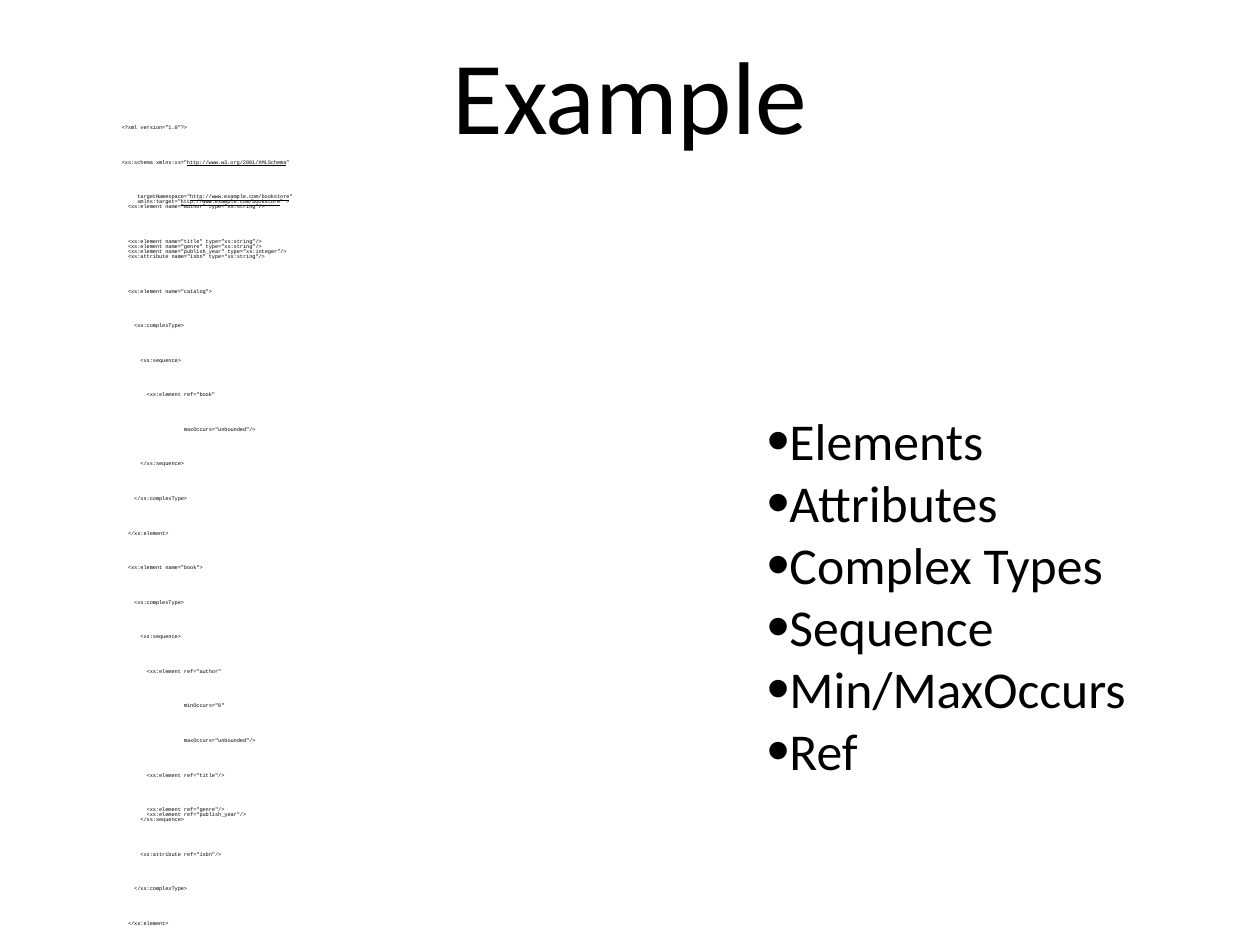
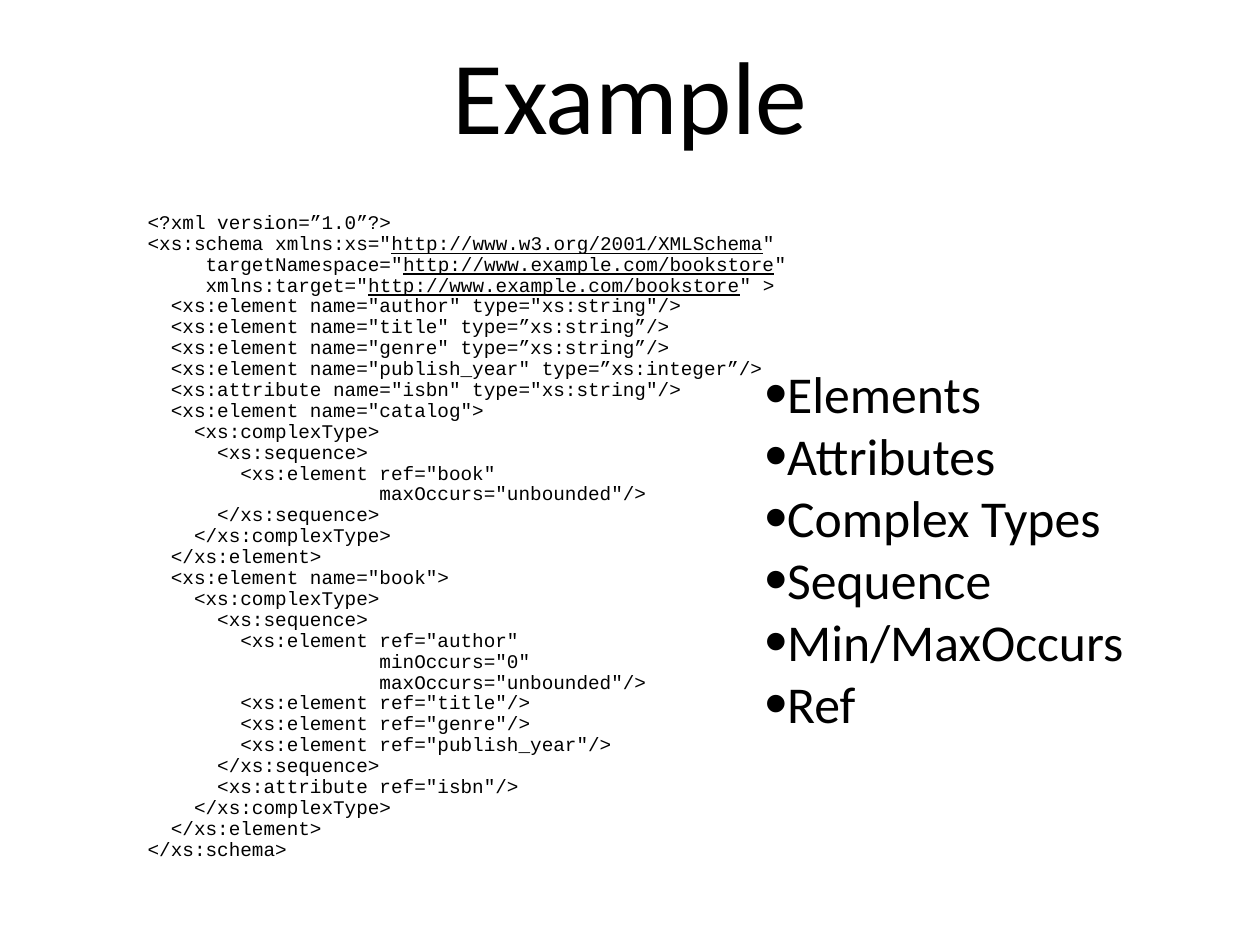
Before and after one commit to tathougies/zynx-se-bootcamp, a slide deck: slide 16 of xml/xml-schema-xpath.ppt (slide 15 before the commit). Drawn at 1260x945 pixels with LibreOffice and Linux fonts; fonts in the diff are those of the drawing. Boxes give left, top, right and bottom in pixels: in the first picture for what was removed or moved away, otherwise in the second. Text is boxed around its words. In the diff, an @@ line names an element or a change of style, - is before the commit and + after.

```diff
--- a/xml/xml-schema-xpath.ppt
+++ b/xml/xml-schema-xpath.ppt
@@ text "<?xml version=”1.0”?>" at [148, 215, 787, 857]: size 4.2 to 15.7 pt; indent changed; line spacing 0.8 to 0.9; less space between paragraphs @@
@@ text "Elements": place and size @@
-text "Elements" at [789, 424, 1125, 771]
+text "Elements" at [787, 377, 1123, 724]
```
Also in this commit, not shown: 20 other slides changed, 1 slide added.
